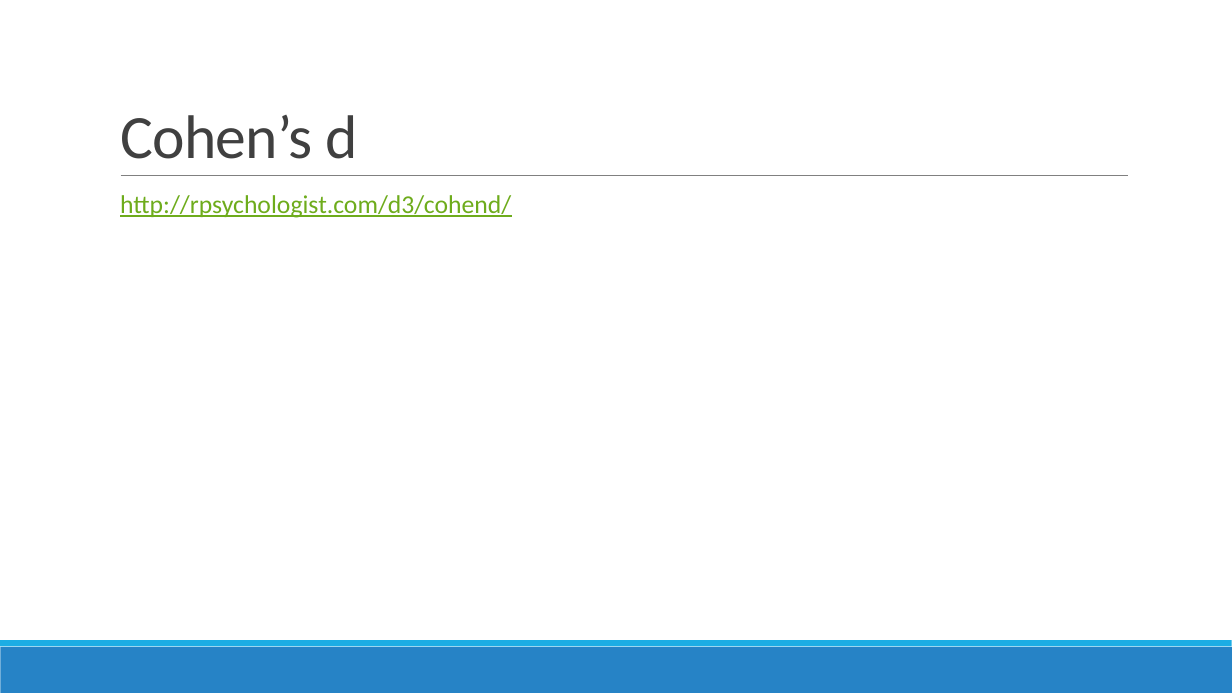
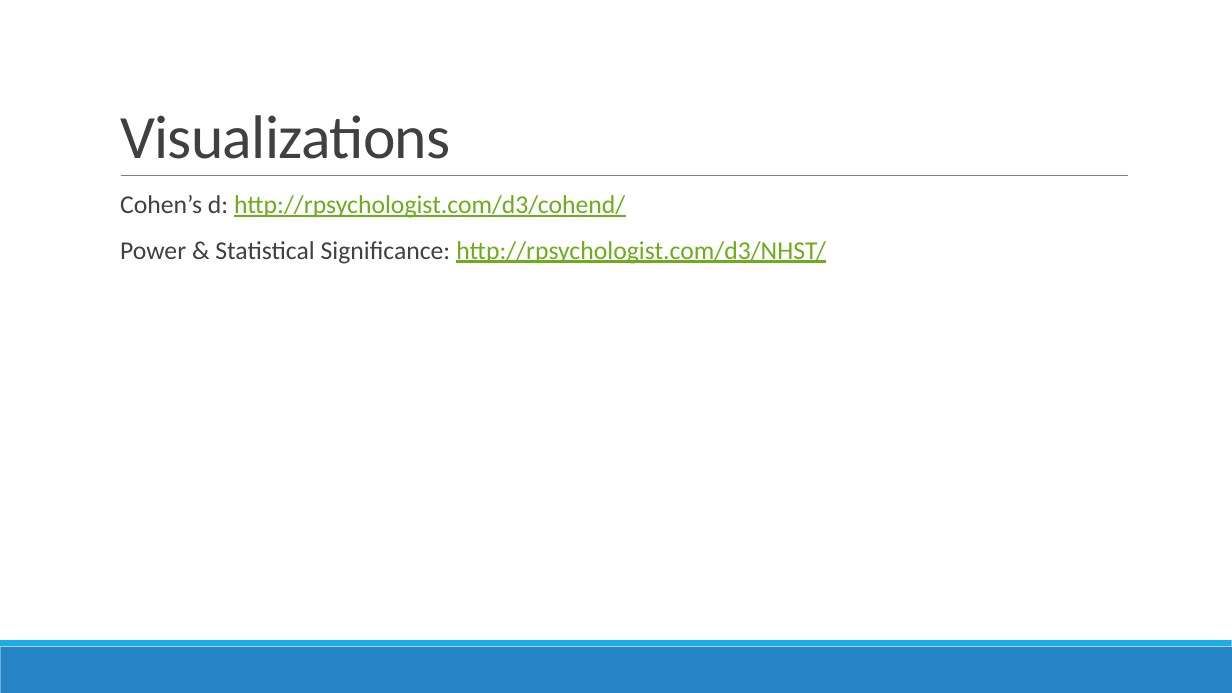
Before and after one commit to IlanaRadinsky/coursework, a slide deck: slide 35 of week3/Day2 - causality_and_experiments - Brian.pptx. Drawn at 1232x693 pixels with LibreOffice and Linux fonts; fonts in the diff are those of the drawing. Boxes give left, top, right and bottom in pixels: in the first picture for what was removed or moved away, otherwise in the second. Text is boxed around its words. In the diff, an @@ line names an element or a change of style, - is before the commit and + after.

Commit message:
small update to slides + HW2 sols

```diff
--- a/week3/Day2 - causality_and_experiments - Brian.pptx
+++ b/week3/Day2 - causality_and_experiments - Brian.pptx
@@ title at [120, 115, 451, 159]: text changed @@
-Cohen’s d
+Visualizations
@@ text at [120, 195, 826, 264]: text changed @@
-  http://rpsychologist.com/d3/cohend/
+  Cohen’s d: http://rpsychologist.com/d3/cohend/
+  Power & Statistical Significance: http://rpsychologist.com/d3/NHST/
```
Also in this commit, not shown: 2 other files.
